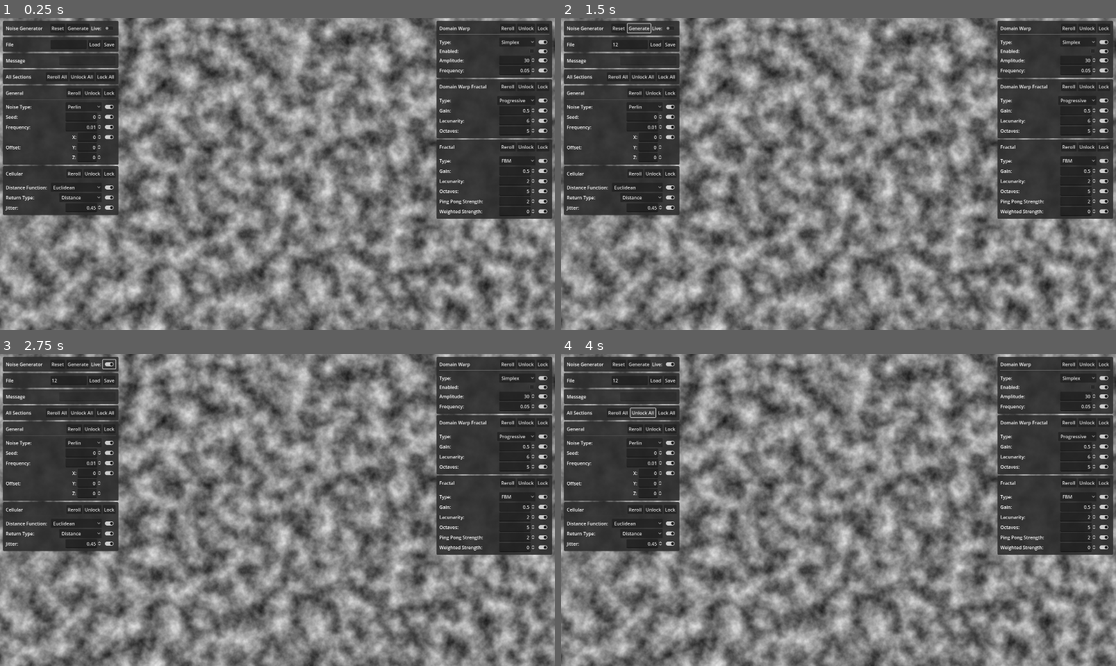
Above: before the commit, frames 1-4 (two rows, left to right).
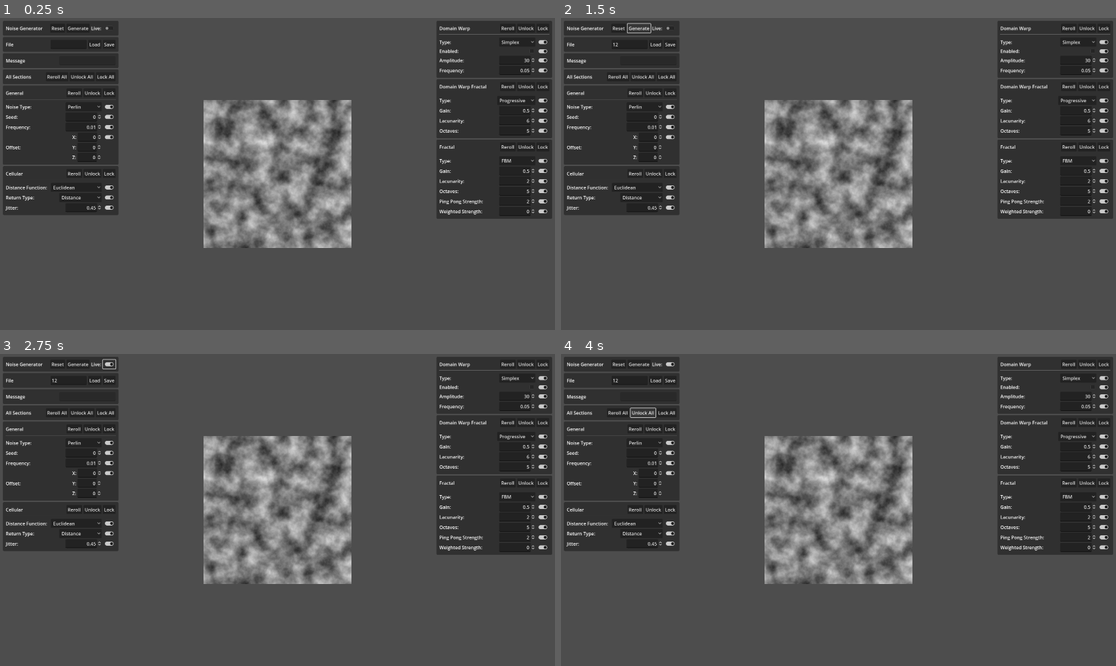
Above: after the commit, the same moments.

Repository: joshuajenner/project-speed
Game: Godot game, scene res://noise_generator/noise_generator.tscn
Two runs of this game, one before a commit and one after it. Both use one fixed random seed, a clock stepped at 60 frames per second and the inputs below. This scene is started directly instead of the project's main scene.
Inputs (mouse positions are in pixels of both pictures, inside the frame that each line leads up to):
- Up to frame 1 (0.25 s): no input
- Up to frame 2 (1.5 s): click (627, 42) at 0.52 s; type "12" at 0.6 s; click "Generate" at 1.25 s
- Up to frame 3 (2.75 s): click (111, 363) at 2 s
- Up to frame 4 (4 s): click "Reroll All" at 2.75 s; click "Unlock All" at 3.5 s

The runs differ from the first frame. In frame 1, 54% of the frame differs, in the area x 0-100%, y 0-100%; in frame 2, 54%; in frame 3, 54%; in frame 4, 54%.

Commit message:
reduced image size

Diff:
--- a/noise_generator/noise_generator.gd
+++ b/noise_generator/noise_generator.gd
@@ -99,11 +99,11 @@
 
 
 func display_noise() -> void:
-	var window := get_window()
-	var new_image := Image.create(window.size.x, window.size.y, false, IMAGE_FORMAT)
-
-	for x in range(0, window.size.x):
-		for y in range(0, window.size.y):
+#	var window := get_window()
+	var new_image := Image.create(IMAGE_SIZE.x, IMAGE_SIZE.y, false, IMAGE_FORMAT)
+
+	for x in range(0, IMAGE_SIZE.x):
+		for y in range(0, IMAGE_SIZE.y):
 			var noise_level = (noise.get_noise_2d(x, y) + 1) / 2
 			new_image.set_pixel(x, y, Color(noise_level, noise_level, noise_level, 1))
 
@@ -204,6 +204,7 @@
 
 func _on_live_toggle_toggled(button_pressed):
 	is_live = button_pressed
+	check_if_live()
 
 
 # ---------- Input Signals
--- a/noise_generator/noise_generator.tscn
+++ b/noise_generator/noise_generator.tscn
@@ -23,7 +23,10 @@
 
 [node name="NoiseDisplay" type="TextureRect" parent="CenterContainer"]
 unique_name_in_owner = true
-layout_mode = 2
+custom_minimum_size = Vector2(512, 512)
+layout_mode = 2
+size_flags_horizontal = 4
+size_flags_vertical = 4
 
 [node name="Margin" type="MarginContainer" parent="."]
 layout_mode = 1
